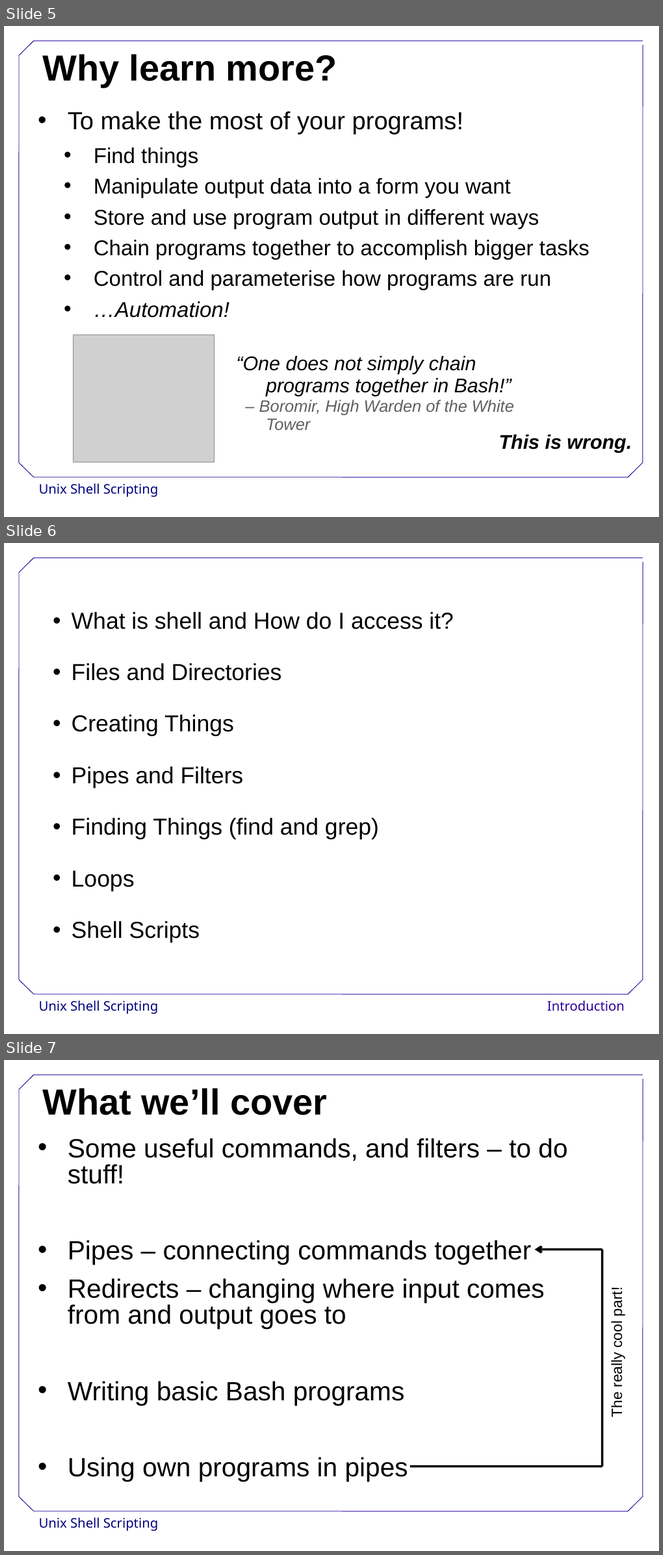
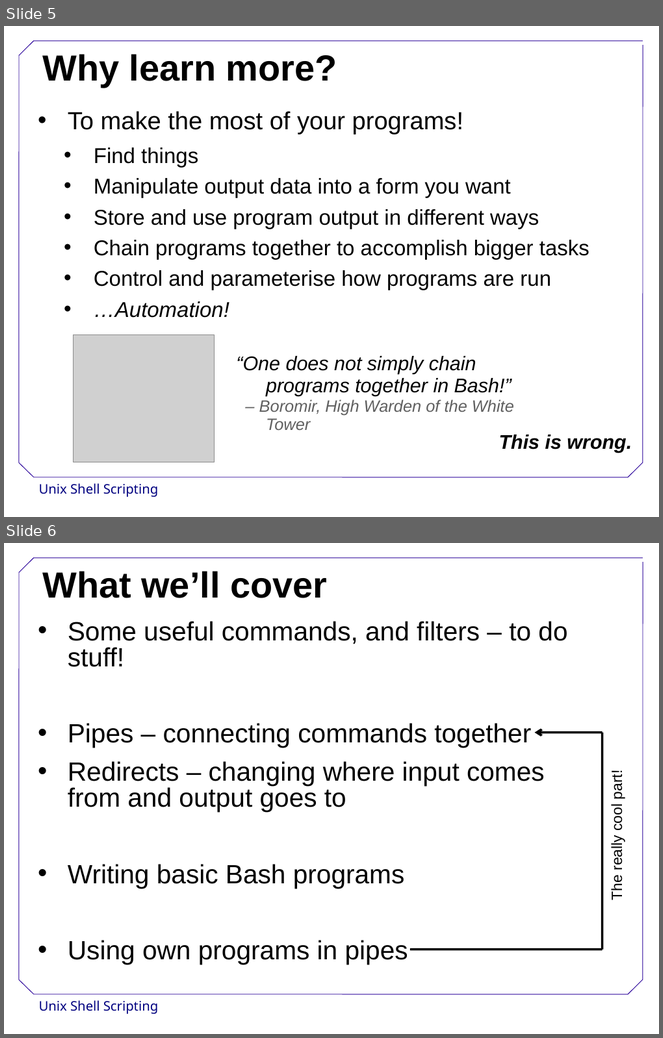
Before and after one commit to DevasenaInupakutika/2014-06-25-Reading, a slide deck: Unix_Shell_Intro.ppt. Shown one above the other, each under a label of ours: slides 5, 6 and 7 before the commit, slides 5 and 6 after it. The pictures are 663x1555 and 663x1038 pixels, drawn with LibreOffice and Linux fonts; fonts in the diff are those of the drawing; grey boxes stand for pictures; background and template pictures are left out. Boxes give left, top, right and bottom in pixels: in the first picture for what was removed or moved away, otherwise in the second. Text is boxed around its words. In the diff, an @@ line names an element or a change of style, - is before the commit and + after.

Commit message:
Updated Intro ppt

```diff
--- a/Unix_Shell_Intro.ppt
+++ b/Unix_Shell_Intro.ppt
@@ slide 6 removed at <box>4,543,659,1034</box>, background #FFFFFF; not listed: 8 template elements that a slide beside it also shows @@
@@ text removed at <box>72,612,454,943</box> @@
-• What is shell and How do I access it?
-• Files and Directories
-• Creating Things
-• Pipes and Filters
-• Finding Things (find and grep)
-• Loops
-• Shell Scripts
@@ text removed at <box>547,1001,625,1012</box> @@
-Introduction
@@ what was slide 7 is now slide 6 @@
```
